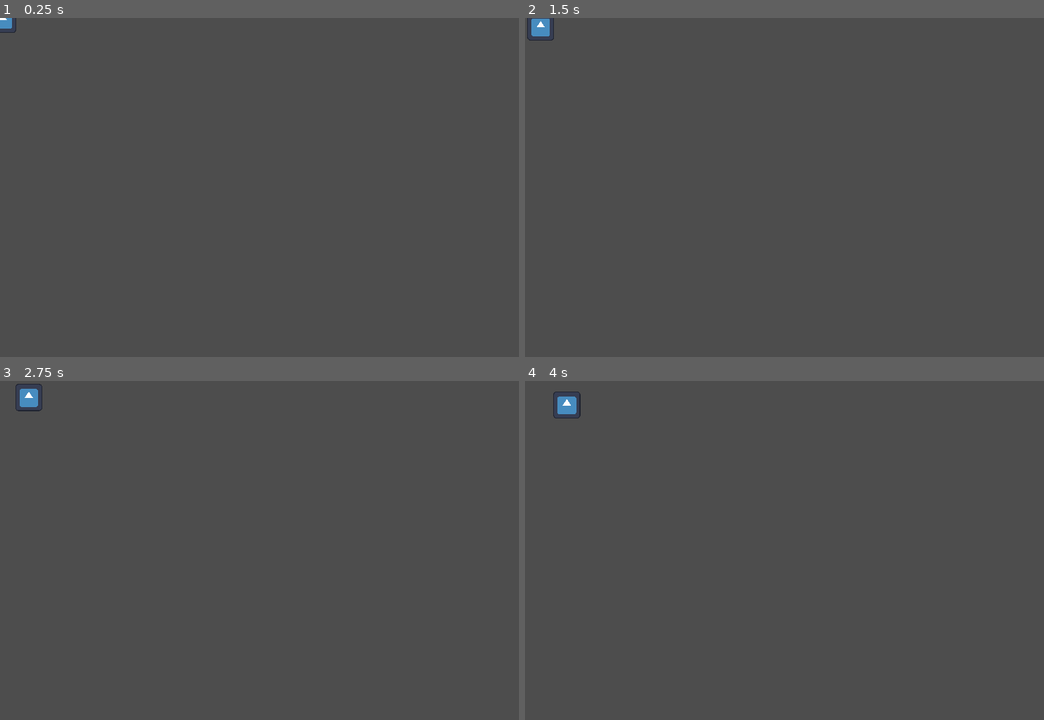
Above: before the commit, frames 1-4 (two rows, left to right).
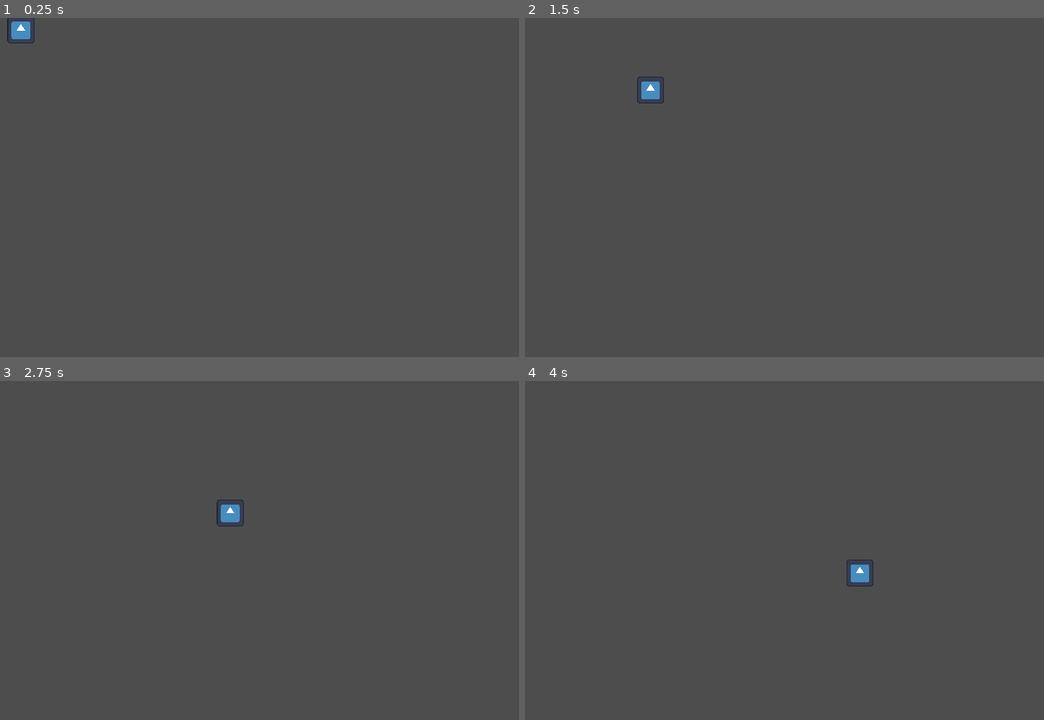
Above: after the commit, the same moments.

Repository: JamesFerchak/Godot-BulletHell
Game: Godot game, scene res://Level/bullet.tscn
Two runs of this game, one before a commit and one after it. Both use one fixed random seed, a clock stepped at 60 frames per second and the inputs below. The project has no main scene, so this scene is started directly. The engine's default icon, where the game draws it, is replaced by a stand-in: a white triangle on a blue panel in a dark square.
Inputs:
- Up to frame 1 (0.25 s): no input
- Up to frame 2 (1.5 s): hold D (RIGHT) 0.53-1.28 s; hold S (DOWN) from 1.28 s (still down)
- Up to frame 3 (2.75 s): release S (DOWN) at 2.03 s; hold D (RIGHT) from 2.03 s (still down)
- Up to frame 4 (4 s): release D (RIGHT) at 2.78 s; hold W (UP) 2.78-3.53 s; hold A (LEFT) from 3.53 s (still down)

The runs differ from the first frame. In frame 1, 0.3% of the frame differs, in the area x 0-7%, y 0-8%; in frame 2, 0.4%; in frame 3, 0.5%, in the area x 2-48%, y 0-43%; in frame 4, 0.5%.

Commit message:
Bullet Script and GameplayLogic
Worked on the bullet script. I also created a main menu scene and created a gameplay logic script and made it an autoload so the variables from the script can be accessed in other scripts.

Diff:
--- /dev/null
+++ b/Level/GameplayLogic.gd
@@ -0,0 +1,31 @@
+extends Node2D
+
+#general game variables
+var score
+var health = 3;
+var fire_collected
+
+#player reference
+@onready var player : CharacterBody2D = $Player
+
+#Marker references
+
+@onready var left_marker_1 : Marker2D =$LeftMarker1
+@onready var left_marker_2 : Marker2D =$LeftMarker2
+@onready var left_marker_3 : Marker2D =$LeftMarker3
+@onready var left_marker_4 : Marker2D =$LeftMarker4
+@onready var left_marker_5 : Marker2D =$LeftMarker5
+
+# Called when the node enters the scene tree for the first time.
+func _ready():
+	pass # Replace with function body.
+
+
+# Called every frame. 'delta' is the elapsed time since the previous frame.
+func _process(delta):
+	if health == 0: #if the tree buddy's health goes to 0 end the game and go to results
+		endGame()
+
+
+func endGame():
+	get_tree().change_scene_to_file("res://Main Menu/MainMenu.tscn")
--- a/Level/bullet.tscn
+++ b/Level/bullet.tscn
@@ -14,3 +14,5 @@
 [node name="Sprite2D" type="Sprite2D" parent="."]
 scale = Vector2(0.3, 0.3)
 texture = ExtResource("1_4e0bg")
+
+[connection signal="body_entered" from="." to="." method="_on_body_entered"]
--- a/Level/fireball.gd
+++ b/Level/fireball.gd
@@ -6,11 +6,25 @@
 var yvelocity
 # Called when the node enters the scene tree for the first time.
 func _ready():
-	xvelocity = xrng.randf_range(-100.0,100.0)
-	yvelocity = yrng.randf_range(-100.0,100.0)
+	xvelocity = xrng.randf_range(-800.0,800.0)
+	yvelocity = yrng.randf_range(-800.0,800.0)
 
 
 # Called every frame. 'delta' is the elapsed time since the previous frame.
 func _process(delta):
 	position += transform.x * xvelocity * delta
 	position += transform.y * yvelocity * delta
+
+func assignspeed(x1,x2,y1,y2):
+	xvelocity = xrng.randf_range(x1,x2)
+	yvelocity = yrng.randf_range(y1,y2)
+
+
+func _on_body_entered(body):
+	if body.is_in_group("player"):
+		GameplayLogic.fire_collected += 1;
+		pass
+	if body.is_in_group("tree"):
+		GameplayLogic.health -= 1
+		pass
+	queue_free()
--- a/Level/level.tscn
+++ b/Level/level.tscn
@@ -1,6 +1,7 @@
-[gd_scene load_steps=5 format=3 uid="uid://be7kvua85volf"]
+[gd_scene load_steps=6 format=3 uid="uid://be7kvua85volf"]
 
 [ext_resource type="PackedScene" uid="uid://b6qiwhmmq2rvy" path="res://Player/Player.tscn" id="1_1207h"]
+[ext_resource type="Script" path="res://Level/GameplayLogic.gd" id="1_mqaju"]
 [ext_resource type="Texture2D" uid="uid://b7ny8iyako2yq" path="res://Level/ArcadeBorder.png" id="2_viujk"]
 
 [sub_resource type="TileSetAtlasSource" id="TileSetAtlasSource_t2ijk"]
@@ -427,6 +428,7 @@
 sources/0 = SubResource("TileSetAtlasSource_t2ijk")
 
 [node name="Level" type="Node2D"]
+script = ExtResource("1_mqaju")
 
 [node name="Player" parent="." instance=ExtResource("1_1207h")]
 collision_mask = 2
--- /dev/null
+++ b/Main Menu/MainMenu.tscn
@@ -0,0 +1,9 @@
+[gd_scene format=3 uid="uid://bsw3ufnkmvvly"]
+
+[node name="MainMenu" type="Control"]
+layout_mode = 3
+anchors_preset = 15
+anchor_right = 1.0
+anchor_bottom = 1.0
+grow_horizontal = 2
+grow_vertical = 2
--- a/Player/Player.gd
+++ b/Player/Player.gd
@@ -1,7 +1,7 @@
 extends CharacterBody2D
 
 @onready var sprite : Sprite2D = $Sprite2D
-
+var fball = GameplayLogic.fire_collected
 const SPEED = 200.0
 
 # Get the gravity from the project settings to be synced with RigidBody nodes.
--- a/Player/Player.tscn
+++ b/Player/Player.tscn
@@ -9,10 +9,10 @@
 [node name="Player" type="CharacterBody2D"]
 script = ExtResource("1_lxed6")
 
-[node name="CollisionShape2D" type="CollisionShape2D" parent="."]
+[node name="CollisionShape2D" type="CollisionShape2D" parent="." groups=["player"]]
 position = Vector2(0, 2.5)
 shape = SubResource("RectangleShape2D_sf8u8")
-debug_color = Color(0.803922, 0.290196, 0.752941, 0.478431)
+debug_color = Color(0.156863, 0.576471, 0.784314, 0.478431)
 
 [node name="SpeedBoost" type="Timer" parent="."]
 
--- a/project.godot
+++ b/project.godot
@@ -13,6 +13,10 @@
 config/name="FlameGame"
 config/features=PackedStringArray("4.0", "Forward Plus")
 config/icon="res://icon.svg"
+
+[autoload]
+
+GameplayLogic="*res://Level/GameplayLogic.gd"
 
 [display]
 
